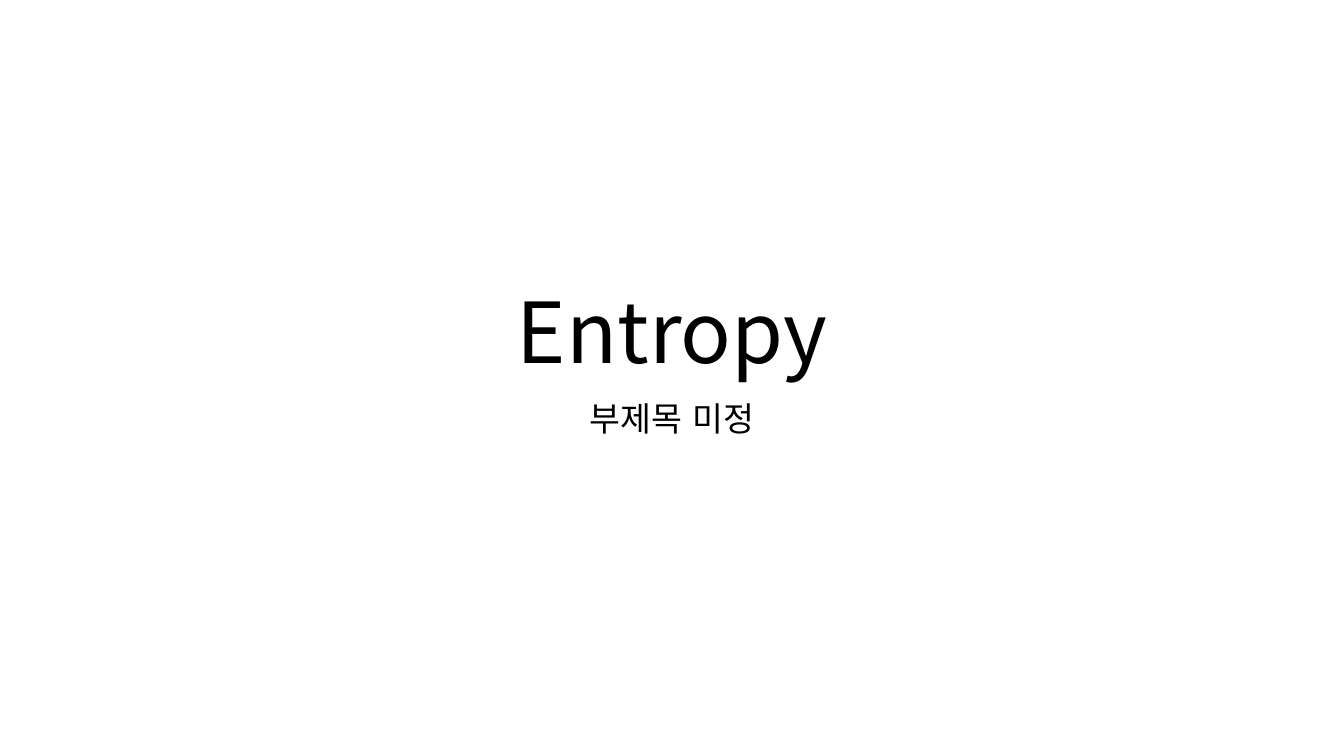
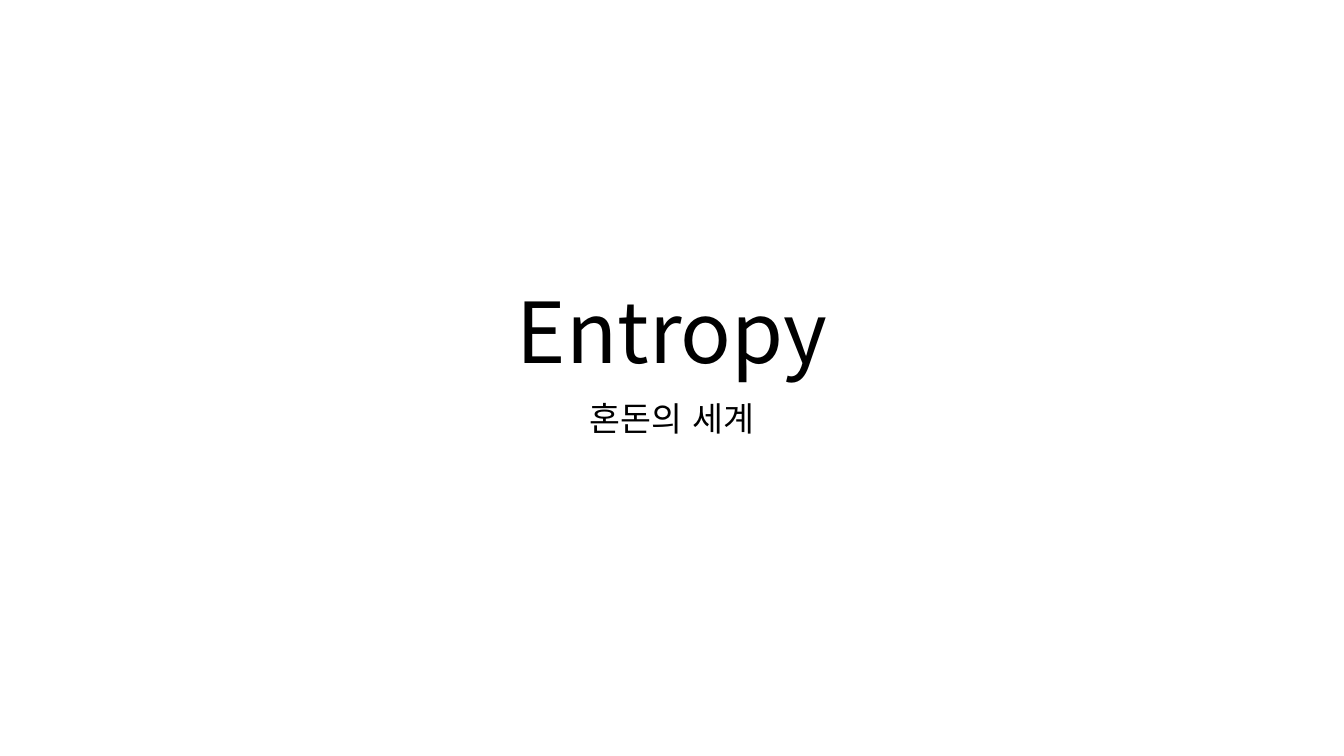
Before and after one commit to CrograNM/Project_Entropy, a slide deck: slide 1 of _문서/_Project Entropy 기획문서.pptx. Drawn at 1344x756 pixels with LibreOffice and Linux fonts; fonts in the diff are those of the drawing. Boxes give left, top, right and bottom in pixels: in the first picture for what was removed or moved away, otherwise in the second. Text is boxed around its words. In the diff, an @@ line names an element or a change of style, - is before the commit and + after.

Commit message:
#기획 : 개요, 유사 게임, 세계관

```diff
--- a/_문서/_Project Entropy 기획문서.pptx
+++ b/_문서/_Project Entropy 기획문서.pptx
@@ subtitle at (590, 403, 754, 434): text changed @@
-부제목 미정
+혼돈의 세계
```
Also in this commit, not shown: 1 other slide changed, 8 slides added.
